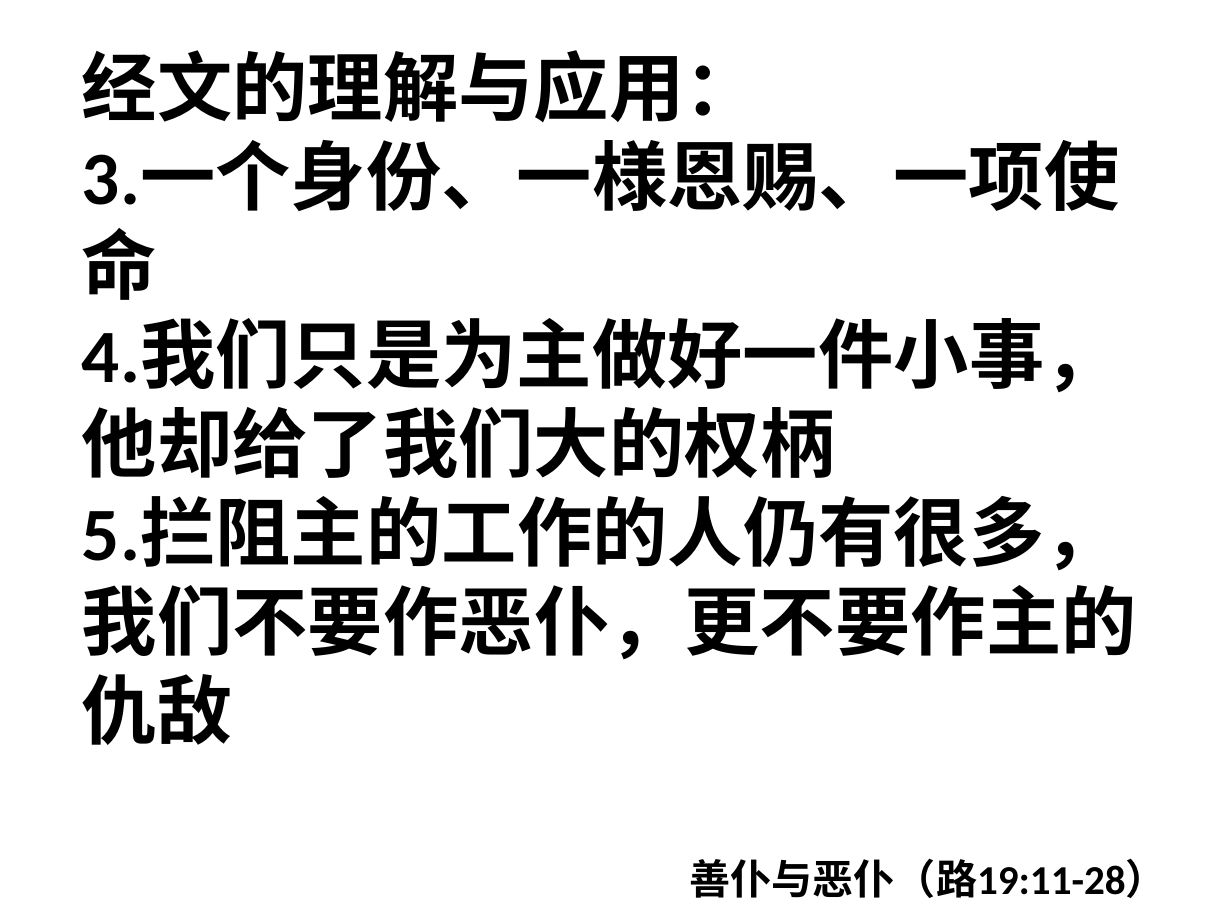
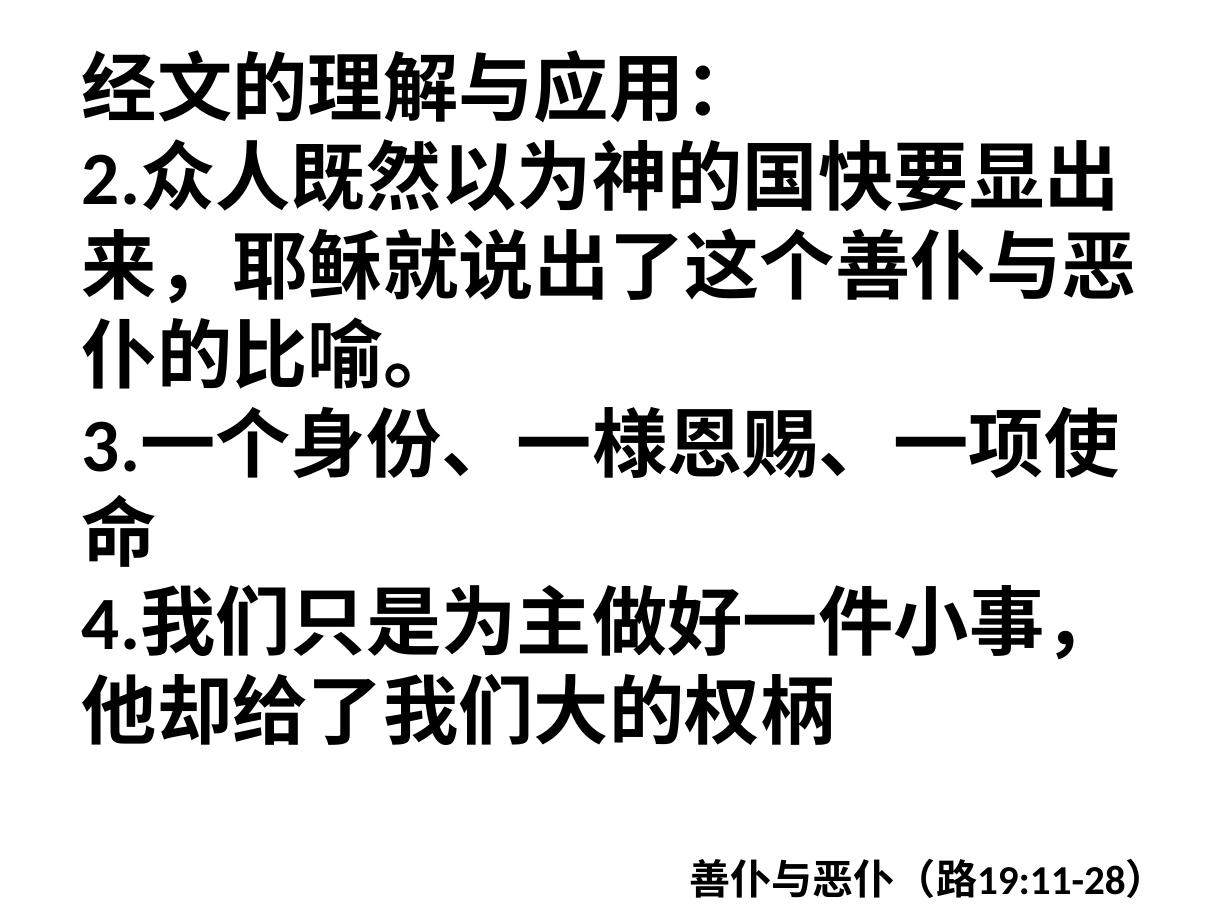
Before and after one commit to jackey-qiu/pyworship, a slide deck: slide 89 of 2023-08-16.pptx (slide 81 before the commit). Drawn at 1232x924 pixels with LibreOffice and Linux fonts; fonts in the diff are those of the drawing. Boxes give left, top, right and bottom in pixels: in the first picture for what was removed or moved away, otherwise in the second. Text is boxed around its words. In the diff, an @@ line names an element or a change of style, - is before the commit and + after.

```diff
--- a/2023-08-16.pptx
+++ b/2023-08-16.pptx
@@ text at [82, 142, 1137, 389]: paragraph added @@
+2.众人既然以为神的国快要显出来，耶稣就说出了这个善仆与恶仆的比喻。
@@ text at [82, 497, 1137, 745]: paragraph removed @@
-5.拦阻主的工作的人仍有很多，我们不要作恶仆，更不要作主的仇敌
```
Also in this commit, not shown: 6 other slides changed, 11 slides added, 1 slide removed, 2 other files.
